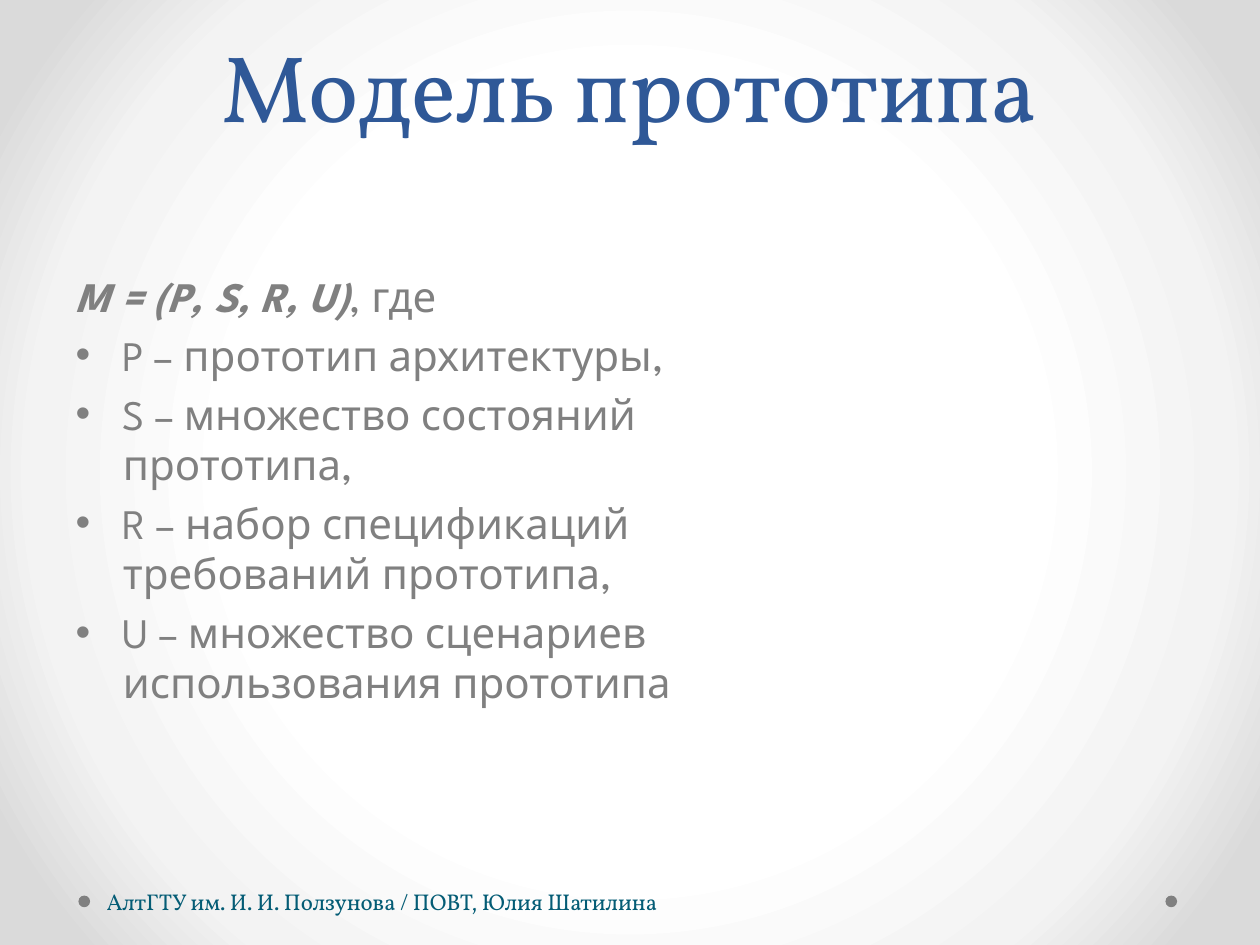
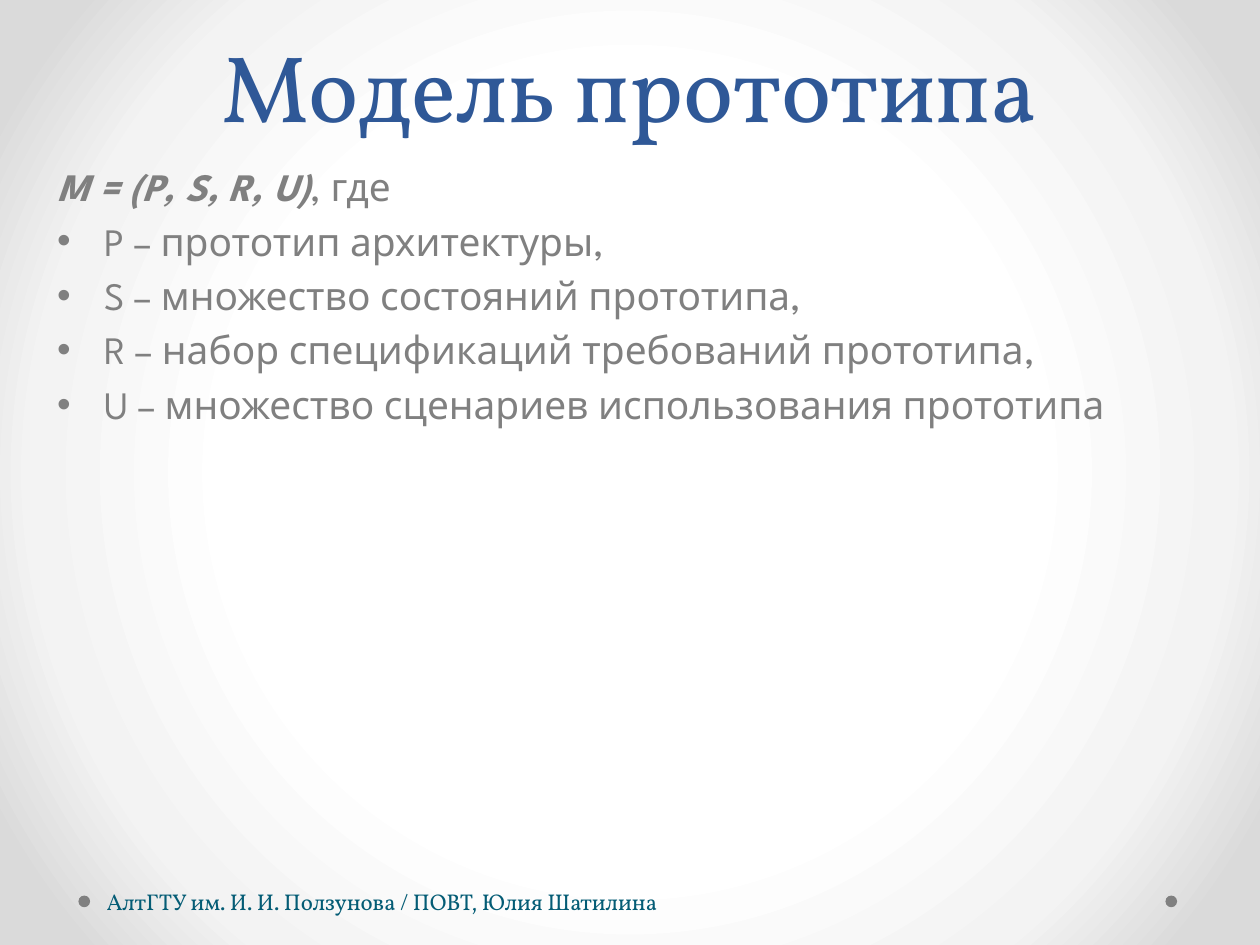
Before and after one commit to hisohito/proto-doc, a slide deck: slide 3 of shatilina.pptx (slide 5 before the commit). Drawn at 1260x945 pixels with LibreOffice and Linux fonts; fonts in the diff are those of the drawing. Boxes give left, top, right and bottom in pixels: in the first picture for what was removed or moved away, otherwise in the second. Text is boxed around its words. In the diff, an @@ line names an element or a change of style, - is before the commit and + after.

```diff
--- a/shatilina.pptx
+++ b/shatilina.pptx
@@ text "M = (P, S, R, ...": place and size @@
-text "M = (P, S, R, ..." at box(76, 283, 670, 708)
+text "M = (P, S, R, ..." at box(57, 174, 1024, 420)
@@ text "M = (P, S, R, ..." at box(57, 174, 1024, 420): size 24 to 22.2 pt @@
```
Also in this commit, not shown: 9 other slides changed, 3 slides added, 2 slides removed.
